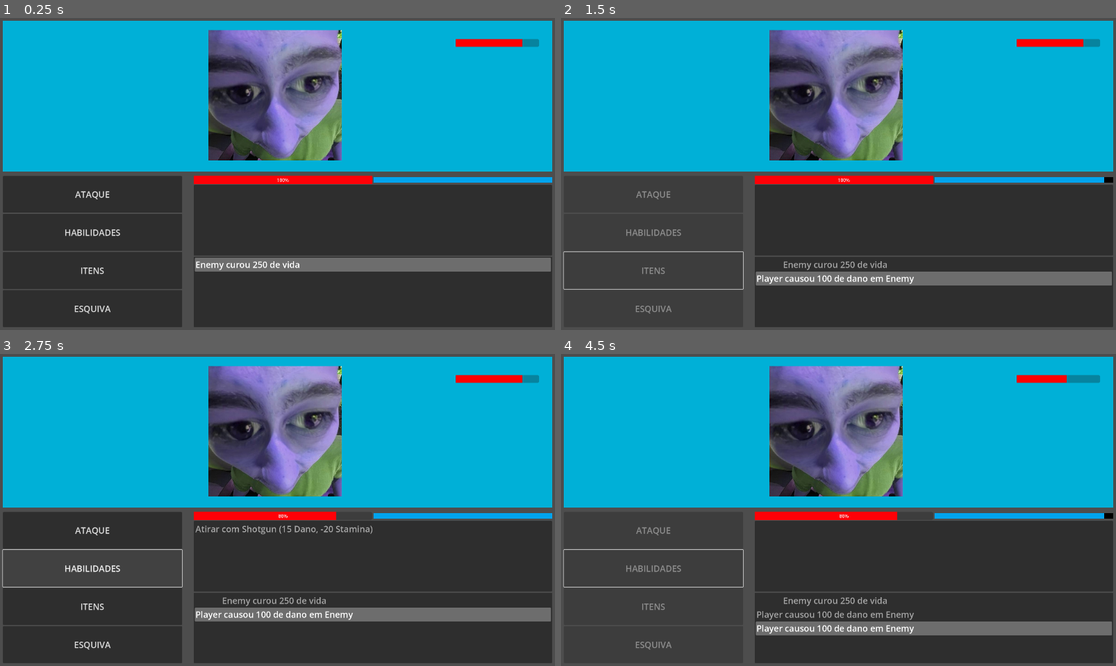
Above: before the commit, frames 1-4 (two rows, left to right).
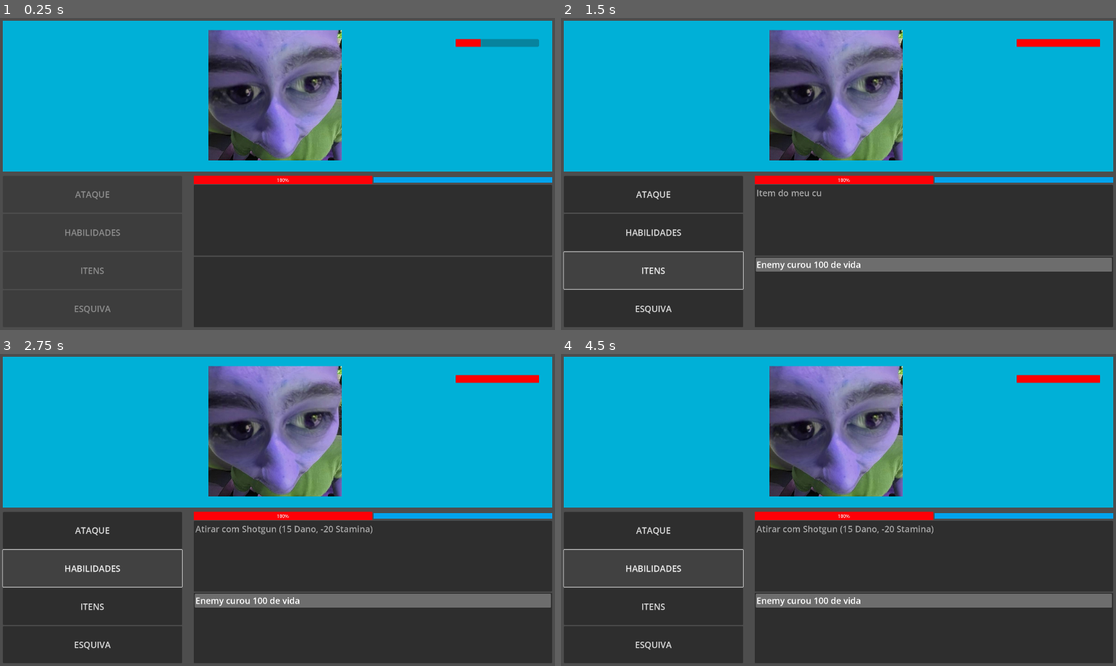
Above: after the commit, the same moments.

Repository: victor-inacio/Prototype-Macro-02
Game: Godot game, scene res://UI.tscn
The game is run twice, just before and just after one commit, with the same random seed, the same clock (stepped at 60 frames per second) and the same inputs.
Inputs (mouse positions are in pixels of both pictures, inside the frame that each line leads up to):
- Up to frame 1 (0.25 s): no input
- Up to frame 2 (1.5 s): click (655, 195) at 0.5 s, where only the run before the commit has a clickable "ATAQUE"; click (655, 270) at 1.25 s, where only the run after the commit has a clickable "ITENS"
- Up to frame 3 (2.75 s): click "HABILIDADES" at 2 s
- Up to frame 4 (4.5 s): click "ESQUIVA" at 2.75 s; click "ATAQUE" at 3.5 s; click (655, 569) at 4.25 s, where only the run after the commit has a clickable "HABILIDADES"

The runs differ from the first frame. In frame 1, 3.3% of the frame differs, in the area x 11-100%, y 6-95%; in frame 2, 6.1%; in frame 3, 5.9%; in frame 4, 6.9%.

Commit message:
Items and attacks refactored

Diff:
--- a/Action.gd
+++ b/Action.gd
@@ -1,4 +1,7 @@
 class_name Action extends Resource
+
+@export
+var name: String = "Item Name"
 
 func get_result(user: Character, target: Character) -> ActionResult:
 	return ActionResult.new()
--- a/Attack.gd
+++ b/Attack.gd
@@ -5,7 +5,7 @@
 var damage: int = 10
 
 @export_range(0, 100)
-var chance_of_damage: int
+var chance_of_damage: int = 100
 
 @export_range(0, 100)
 var execution_time: int = 0
--- a/Character.gd
+++ b/Character.gd
@@ -37,7 +37,7 @@
 signal on_action
 
 signal life_changed
-signal played
+signal played(player: Character, action: Action, action_result: ActionResult)
 signal dodged
 
 
@@ -59,9 +59,9 @@
 	on_action.emit(from.name + " causou " + str(damage) + " de dano em " + self.name )
 	life -= damage
 
-func _post_play(action: Action):
+func _post_play(action: Action, result: ActionResult):
 	last_action = action
-	self.played.emit(self)
+	self.played.emit(self, action, result)
 
 func decrease_abilities():
 	var index = 0
@@ -78,3 +78,29 @@
 
 func schedule_action(action: ActionResult, rounds_to_wait: int):
 	scheduled_action = ScheduledAction.new(action, rounds_to_wait)
+
+func play(action: Action, target: Character) -> ActionResult:
+
+	if (action is Item):
+		var index = 0
+		for item in items:
+			if (item.equals(action)):
+				items.remove_at(index)
+			index += 1
+
+	var result = action.get_result(self, target)
+
+	_post_play(action, result)
+	return result
+
+func get_all_actions() -> Array[Action]:
+	var actions: Array[Action] = []
+
+	for item in items:
+		actions.append(item)
+
+	for attack in attacks:
+		actions.append(attack)
+
+
+	return actions
--- a/Enemy.gd
+++ b/Enemy.gd
@@ -8,44 +8,3 @@
 # Called every frame. 'delta' is the elapsed time since the previous frame.
 func _process(delta):
 	pass
-
-func play(player: Player) -> ActionResult:
-	var actions: Array[Action] = []
-
-	for attack in self.attacks:
-		actions.append(attack)
-
-	for item in self.items:
-		actions.append(item)
-
-	var rand_integer = randi_range(0, len(actions) - 1)
-
-
-	var action = actions[rand_integer]
-
-	var index = 0
-	if (action is Item):
-		for item in items:
-			if (item.equals(action)):
-				items.remove_at(index)
-			index += 1
-
-	var result = action.get_result(self, player)
-
-	_post_play(action)
-	return result
-
-
-	match (rand_integer):
-		Mode.ATTACK:
-			var damage = 10
-			player.take_damage(self, damage)
-		Mode.ITEM:
-			var life_plus = 10
-			life += life_plus
-		Mode.DODGE:
-			var tween = create_tween()
-		Mode.SKILL:
-			var damage = 10
-			player.take_damage(self, damage)
-			pass
--- a/FightManager.gd
+++ b/FightManager.gd
@@ -15,6 +15,8 @@
 @export
 var enemy: Enemy
 
+var ia: IA = IA.new()
+
 var enemy_enqueued_action: AttackResult
 
 var current_fighter: Character:
@@ -28,11 +30,15 @@
 	current_fighter = curr_fighter
 
 func _handle_fighter_changed(val: Character):
-	if (val is Player):
-		pass
-	else:
-		if (enemy.has_scheduled_action()):
-			var scheduled_action: ScheduledAction = enemy.scheduled_action
+	if (val is Enemy):
+		var action: Action = ia.decide_action(val, player)
+		val.play(action, player)
+
+
+
+func process_action(action: ActionResult, fighter: Character, target: Character):
+	if (fighter.has_scheduled_action()):
+			var scheduled_action: ScheduledAction = fighter.scheduled_action
 
 			var rounds_left = scheduled_action.rounds_left()
 
@@ -42,56 +48,52 @@
 
 				var damage_increase = 0
 
-				for ability in enemy.abilities:
+				for ability in fighter.abilities:
 					if ability is DamageIncrease:
 						damage_increase += ability.damage_increase
 
-				player.life -= damage + damage_increase
+				target.life -= damage + damage_increase
 			else:
 				scheduled_action.increase_round()
 
 
 			_toggle_turn()
 			return
-		else:
-			var action = enemy.play(player)
+	else:
+		if (action is AttackResult):
+			if (action.isEnqueued):
+				var time = action.roundsToWait
+				fighter.schedule_action(action, time)
 
-			if (action is AttackResult):
-				if (action.isEnqueued):
-					var time = action.roundsToWait
-					enemy.schedule_action(action, time)
+				_toggle_turn()
+				return
 
-					_toggle_turn()
-					return
+			var damage = action.damageGiven
 
-				var damage = action.damageGiven
+			var damage_increase = 0
 
-				var damage_increase = 0
-
-				for ability in enemy.abilities:
-					if ability is DamageIncrease:
-						damage_increase += ability.damage_increase
+			for ability in fighter.abilities:
+				if ability is DamageIncrease:
+					damage_increase += ability.damage_increase
 
 
-				player.life -= damage + damage_increase
+			target.life -= damage + damage_increase
 
 
-			if (action is ItemResult):
-				enemy.life += action.life_increase
-				enemy.stamina += action.stamina_increase
+		if (action is ItemResult):
+			fighter.life += action.life_increase
+			fighter.stamina += action.stamina_increase
 
-				if (action.damage_increase != 0):
-					var ability = DamageIncrease.new(action.damage_increase)
-					enemy.abilities.append(ability)
+			if (action.damage_increase != 0):
+				var ability = DamageIncrease.new(action.damage_increase)
+				fighter.abilities.append(ability)
 
 
 
-			enemy.decrease_abilities()
-			_toggle_turn()
-
+			fighter.decrease_abilities()
+		_toggle_turn()
 
 func _toggle_turn():
-
 	var last_fighter = current_fighter
 
 	if (last_fighter.life <= 0):
@@ -107,17 +109,15 @@
 		current_fighter = player
 	toggle_turned.emit(last_fighter)
 
-func _handle_character_play(character: Character):
+func _handle_character_play(character: Character, action: Action, action_result: ActionResult):
 	await get_tree().create_timer(1).timeout
 
-	if (character is Player):
-		character.stamina += 5
-		_toggle_turn()
+	process_action(action_result, character, enemy if character is Player else player)
 
 
-func _on_player_played(player: Player):
-	_handle_character_play(player)
+func _on_player_played(player: Player, action: Action, action_result: ActionResult):
+	_handle_character_play(player, action, action_result)
 
 
-func _on_enemy_played(enemy: Enemy):
-	_handle_character_play(enemy)
+func _on_enemy_played(enemy: Enemy, action: Action, action_result: ActionResult):
+	_handle_character_play(enemy, action, action_result)
--- /dev/null
+++ b/IA.gd
@@ -0,0 +1,10 @@
+class_name IA
+
+func decide_action(character: Character, target: Character) -> Action:
+	var actions: Array[Action] = character.get_all_actions()
+
+	var rand_integer = randi_range(0, len(actions) - 1)
+	var action = actions[rand_integer]
+	var index = 0
+
+	return action
--- a/Item.gd
+++ b/Item.gd
@@ -4,9 +4,6 @@
 	NUMBER,
 	PERCENTAGE
 }
-
-@export
-var name: String = "Item Name"
 
 @export
 var life_increase_type: Type
--- a/Player.gd
+++ b/Player.gd
@@ -13,42 +13,3 @@
 
 func _process(delta):
 	pass
-
-func play(mode: Mode, what: String, enemy: Character):
-	match (mode):
-		Mode.ATTACK:
-			var stamina_to_use = 10
-			if (stamina - stamina_to_use <= 0):
-				not_enough_stamina.emit()
-				return
-			var damage = 100
-			if (buffed > 0):
-				damage += 100
-				buffed -= 1
-			enemy.take_damage(self, damage)
-			stamina -= 5
-		Mode.ITEM:
-			match (what):
-				"Monster (+10 Stamina)":
-					stamina += 10
-				"Biscoito Negrito (+10 HP)":
-					life += 10
-				"Soco Ingles (+10 de Dano por 2 Turnos) 1x":
-					on_action.emit("%s usou %s" % [name, "Soco Ingles (+10 de Dano por 2 Turnos)"])
-					buffed = 2
-		Mode.DODGE:
-			pass
-		Mode.SKILL:
-			var stamina_to_use = 20
-			if (stamina - stamina_to_use <= 0):
-				not_enough_stamina.emit()
-				return
-			var damage = 15
-			if (buffed > 0):
-				damage += 10
-				buffed -= 1
-			enemy.take_damage(self, damage)
-			stamina -= 20
-
-
-	_post_play(Attack.new())
--- a/UI.tscn
+++ b/UI.tscn
@@ -22,36 +22,44 @@
 bg_color = Color(3.7608e-06, 0.64143, 0.931699, 1)
 corner_detail = 1
 
-[sub_resource type="Resource" id="Resource_awwfa"]
+[sub_resource type="Resource" id="Resource_qbcu6"]
 script = ExtResource("3_t81qx")
 damage = 10
-chance_of_damage = 0
+chance_of_damage = 100
 execution_time = 0
-
-[sub_resource type="Resource" id="Resource_ms5sp"]
+name = "Item Name"
+
+[sub_resource type="Resource" id="Resource_cqlrc"]
 script = ExtResource("3_8ap2d")
+life_increase_type = 1
+life_increase = 100
+stamina_increase_type = 0
+stamina_increase = 0
+damage_increase_type = 0
+damage_increase = 0
 name = "Item Name"
-life_increase_type = 1
-life_increase = 50
-stamina_increase_type = 0
-stamina_increase = 10170
-damage_increase_type = 0
-damage_increase = 20
 
 [sub_resource type="Theme" id="Theme_2kcyw"]
 
 [sub_resource type="StyleBoxFlat" id="StyleBoxFlat_hmmug"]
 bg_color = Color(1, 0, 0, 1)
 
+[sub_resource type="Resource" id="Resource_dho0o"]
+script = ExtResource("3_t81qx")
+damage = 10
+chance_of_damage = 100
+execution_time = 0
+name = "Meu pau"
+
 [sub_resource type="Resource" id="Resource_u6535"]
 script = ExtResource("3_8ap2d")
-name = "Eae grupo"
 life_increase_type = 0
 life_increase = 10
 stamina_increase_type = 0
 stamina_increase = 0
 damage_increase_type = 0
 damage_increase = 0
+name = "Item do meu cu"
 
 [node name="Control" type="Control" node_paths=PackedStringArray("fight_manager")]
 layout_mode = 3
@@ -203,10 +211,10 @@
 size_flags_horizontal = 4
 script = ExtResource("2_0wyy1")
 max_stamina = 100
-max_life = 500
-life = 249
-attacks = Array[ExtResource("3_t81qx")]([SubResource("Resource_awwfa")])
-items = Array[ExtResource("3_8ap2d")]([SubResource("Resource_ms5sp")])
+max_life = 100
+life = 30
+attacks = Array[ExtResource("3_t81qx")]([SubResource("Resource_qbcu6")])
+items = Array[ExtResource("3_8ap2d")]([SubResource("Resource_cqlrc")])
 metadata/_edit_use_anchors_ = true
 
 [node name="TextureRect" type="TextureRect" parent="Enemy"]
@@ -257,6 +265,7 @@
 max_stamina = 100
 max_life = 100
 life = 100
+attacks = Array[ExtResource("3_t81qx")]([SubResource("Resource_dho0o")])
 items = Array[ExtResource("3_8ap2d")]([SubResource("Resource_u6535")])
 
 [connection signal="pressed" from="MarginContainer/VBoxContainer/HBoxContainer2/HBoxContainer/VBoxContainer/AttackButton" to="." method="_on_attack_button_pressed"]
--- a/UIManager.gd
+++ b/UIManager.gd
@@ -38,6 +38,8 @@
 var dodges = [
 	"Esquivar (Nao leva dano caso ele ataque)"
 ]
+
+var showing_actions: Array[Action] = []
 
 func _ready():
 	_clear_item_list()
@@ -50,8 +52,13 @@
 
 	var enemy = fight_manager.enemy
 
+
+
 	player_health_bar.max_value = player.max_life
+	player_health_bar.value = player.life
+
 	enemy_health_bar.max_value = enemy.max_life
+	enemy_health_bar.value = enemy.life
 
 	fight_manager.start(fight_manager.enemy)
 
@@ -62,7 +69,8 @@
 	_clear_item_list()
 	item_list.visible = true
 	mode = Character.Mode.ATTACK
-	fight_manager.player.play(mode, "", fight_manager.enemy)
+	var action = player.attacks[0]
+	player.play(action, fight_manager.enemy)
 
 
 
@@ -81,6 +89,7 @@
 	#texter.visible = false
 
 	for item in items:
+		showing_actions.append(item)
 		item_list.add_item(item.name)
 	mode = Character.Mode.ITEM
 
@@ -95,27 +104,21 @@
 
 
 func _clear_item_list():
+	showing_actions.clear()
 	if (item_list != null):
 		item_list.clear()
 
 
 
 func _on_item_list_item_clicked(index, at_position, mouse_button_index):
+
 	var item: String
 	var player = fight_manager.player
 	var enemy = fight_manager.enemy
-	match (mode):
-		Character.Mode.ATTACK:
-			item = attacks[index]
-		Character.Mode.ITEM:
-			item = items[index].name
-			items.remove_at(index)
-		Character.Mode.DODGE:
-			item = dodges[index]
-		Character.Mode.SKILL:
-			item = skills[index]
-
-	player.play(mode, item, enemy)
+
+	var action = showing_actions[index]
+
+	player.play(action, enemy)
 
 
 func _on_enemy_life_changed(health):
@@ -151,7 +154,6 @@
 
 
 func _on_player_stamina_changed(stamina: int):
-	print("STAMINACHANGED")
 	var tween = create_tween()
 	tween.tween_property(player_stamina_bar, "value", stamina, 0.5).set_ease(Tween.EASE_OUT).set_trans(Tween.TRANS_QUAD)
 
@@ -190,8 +192,6 @@
 func _add_to_texter(text: String):
 	var texter_count = texter.item_count
 
-
-
 	texter.add_item(text)
 	texter.select(texter_count)
 
Not shown: 1 places in UI.tscn that only renumber resources
